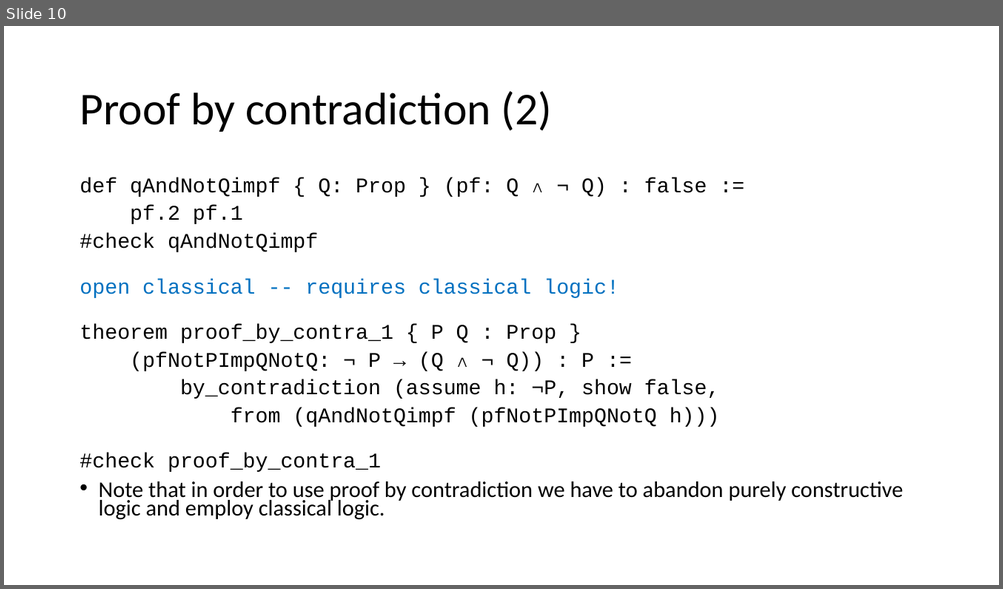
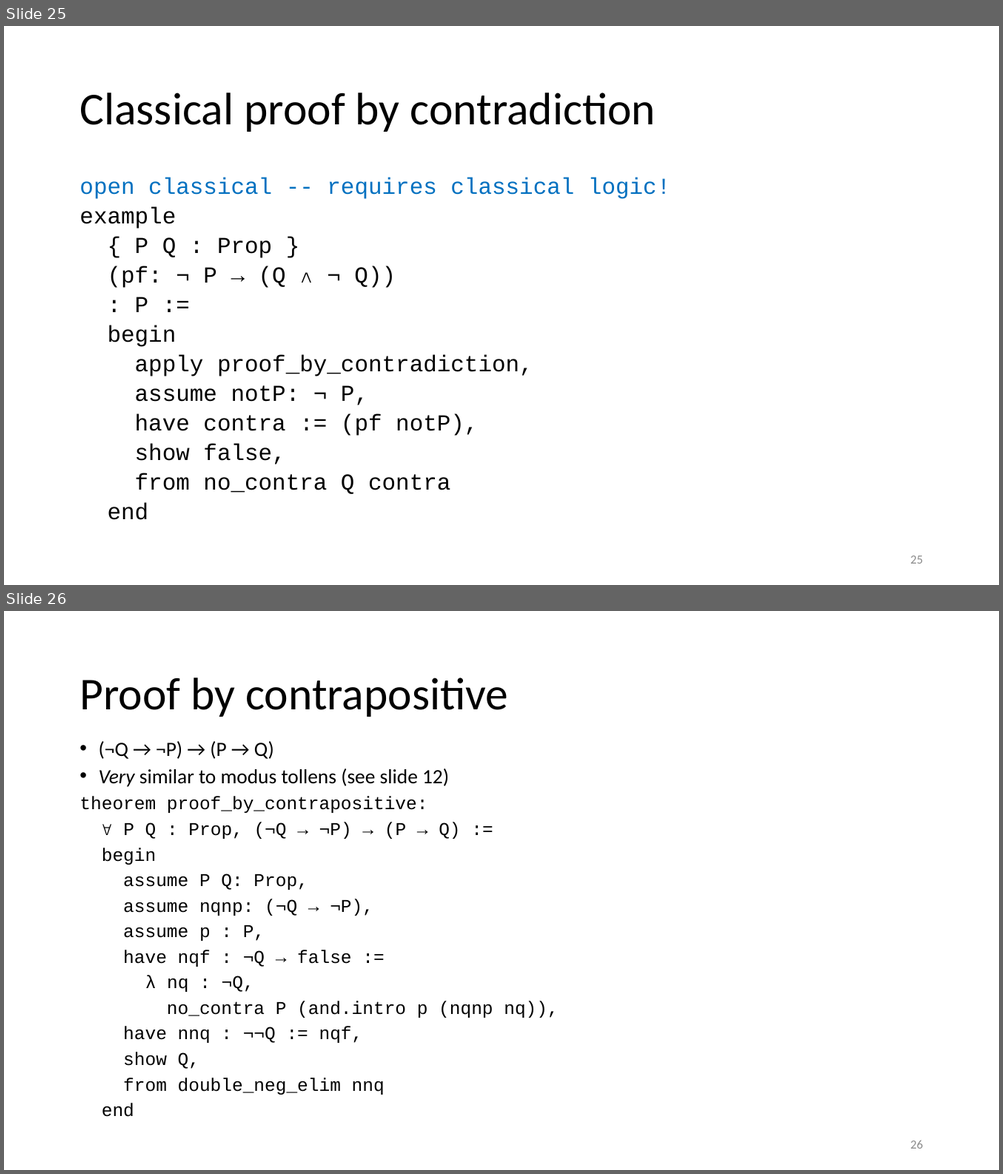
Before and after one commit to kevinsullivan/cs-dm, a slide deck: 06_Negation/Negation.pptx. Shown one above the other, each under a label of ours: slide 10 before the commit, slides 25 and 26 after it. The pictures are 1003x589 and 1003x1174 pixels, drawn with LibreOffice and Linux fonts; fonts in the diff are those of the drawing. Boxes give left, top, right and bottom in pixels: in the first picture for what was removed or moved away, otherwise in the second. Text is boxed around its words. In the diff, an @@ line names an element or a change of style, - is before the commit and + after.

```diff
--- a/06_Negation/Negation.pptx
+++ b/06_Negation/Negation.pptx
@@ slide 26 added at (4, 611, 999, 1170), background #FFFFFF @@
@@ title added at (79, 678, 508, 717), 44 pt, text #000000 @@
+Proof by contrapositive
@@ text added at (79, 741, 558, 1117), 17.5 pt, text #000000 @@
+• (¬Q → ¬P) → (P → Q)
+• Very similar to modus tollens (see slide 12)
+theorem proof_by_contrapositive:
+∀ P Q : Prop, (¬Q → ¬P) → (P → Q) :=
+begin
+assume P Q: Prop,
+assume nqnp: (¬Q → ¬P),
+assume p : P,
+have nqf : ¬Q → false :=
+λ nq : ¬Q,
+no_contra P (and.intro p (nqnp nq)),
+have nnq : ¬¬Q := nqf,
+show Q,
+from double_neg_elim nnq
+end
@@ page number added at (910, 1141, 922, 1149), 12 pt, text #8C8C8C @@
+26
@@ what was slide 10 is now slide 25 @@
@@ slide 25 changed as well @@
@@ title at (79, 93, 656, 132): text changed @@
-Proof by contradiction (2)
+Classical proof by contradiction
@@ text at (79, 178, 707, 252): paragraphs removed @@
-def qAndNotQimpf { Q: Prop } (pf: Q ∧ ¬ Q) : false :=
-pf.2 pf.1
-#check qAndNotQimpf
@@ text at (79, 177, 670, 199): size 20.1 to 22.1 pt in "open classical -- requires classical logic!" @@
@@ text at (79, 207, 533, 520): text changed; size 20.1 to 22.1 pt @@
-theorem proof_by_contra_1 { P Q : Prop }
-(pfNotPImpQNotQ: ¬ P → (Q ∧ ¬ Q)) : P :=
-by_contradiction (assume h: ¬P, show false,
-from (qAndNotQimpf (pfNotPImpQNotQ h)))
-#check proof_by_contra_1
-• Note that in order to use proof by contradiction we have to abandon purely constructive logic and employ classical logic.
+example
+{ P Q : Prop }
+(pf: ¬ P → (Q ∧ ¬ Q))
+: P :=
+begin
+apply proof_by_contradiction,
+assume notP: ¬ P,
+have contra := (pf notP),
+show false,
+from no_contra Q contra
+end
@@ page number added at (910, 556, 922, 564), 12 pt, text #8C8C8C @@
+25
```
Also in this commit, not shown: 10 other slides changed, 17 other slides added, 1 other file.
